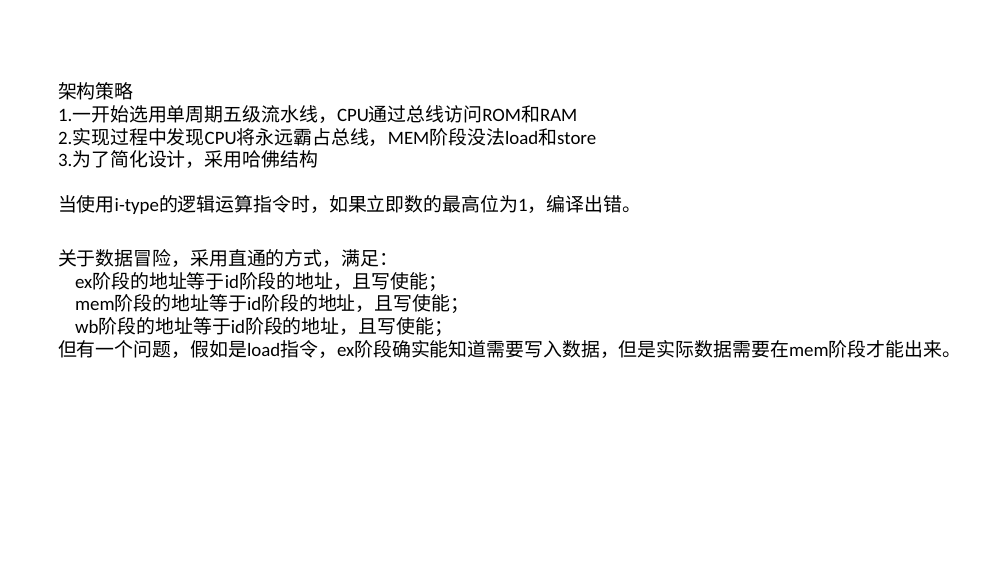
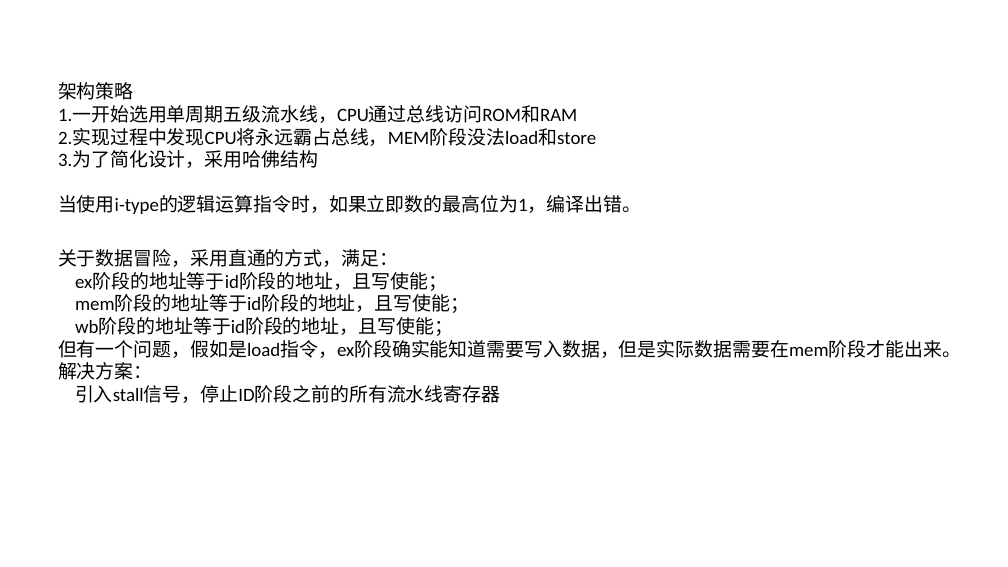
Before and after one commit to Unpdt/cySOC, a slide deck: slide 2 of Doc/知识点记录.pptx. Drawn at 1008x567 pixels with LibreOffice and Linux fonts; fonts in the diff are those of the drawing. Boxes give left, top, right and bottom in pixels: in the first picture for what was removed or moved away, otherwise in the second. Text is boxed around its words. In the diff, an @@ line names an element or a change of style, - is before the commit and + after.

Commit message:
引入stall信号，解决load指令带来的数据冒险

```diff
--- a/Doc/知识点记录.pptx
+++ b/Doc/知识点记录.pptx
@@ text at box(58, 362, 500, 403): paragraphs added @@
+解决方案：
+引入stall信号，停止ID阶段之前的所有流水线寄存器
```
Also in this commit, not shown: 1 slide removed, 11 other files.
